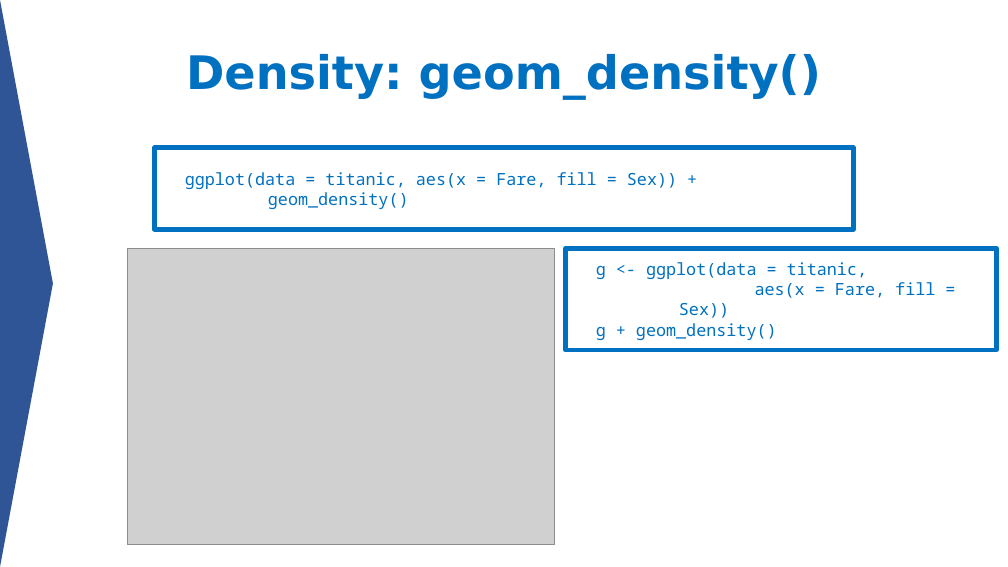
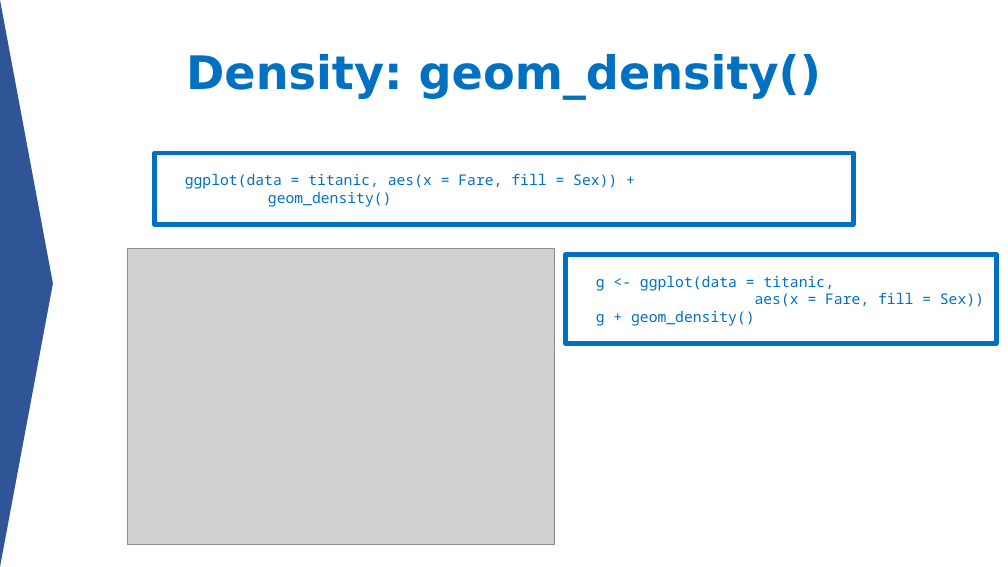
Before and after one commit to aephidayatuloh/DataViz-Introggplot2, a slide deck: slide 20 of Data Visualization - Simply but Beauty ggplot2.pptx. Drawn at 1008x567 pixels with LibreOffice and Linux fonts; fonts in the diff are those of the drawing; grey boxes stand for pictures. Boxes give left, top, right and bottom in pixels: in the first picture for what was removed or moved away, otherwise in the second. Text is boxed around its words. In the diff, an @@ line names an element or a change of style, - is before the commit and + after.

```diff
--- a/Data Visualization - Simply but Beauty ggplot2.pptx
+++ b/Data Visualization - Simply but Beauty ggplot2.pptx
@@ rectangle "ggplot(data = titanic, aes(x = ...": place and size @@
-rectangle "ggplot(data = titanic, aes(x = ..." at bbox=[154, 148, 853, 230]
+rectangle "ggplot(data = titanic, aes(x = ..." at bbox=[154, 153, 853, 224]
@@ rectangle "ggplot(data = titanic, aes(x = ..." at bbox=[154, 153, 853, 224]: size 16 to 14 pt @@
@@ rectangle "g <- ggplot(data = titanic," at bbox=[566, 255, 997, 344]: size 16 to 14 pt @@
@@ rectangle "g <- ggplot(data = titanic,": place and size @@
-rectangle "g <- ggplot(data = titanic," at bbox=[566, 248, 997, 350]
+rectangle "g <- ggplot(data = titanic," at bbox=[566, 255, 997, 344]
```
Also in this commit, not shown: 31 other slides changed, 1 slide added, 2 slides removed.
